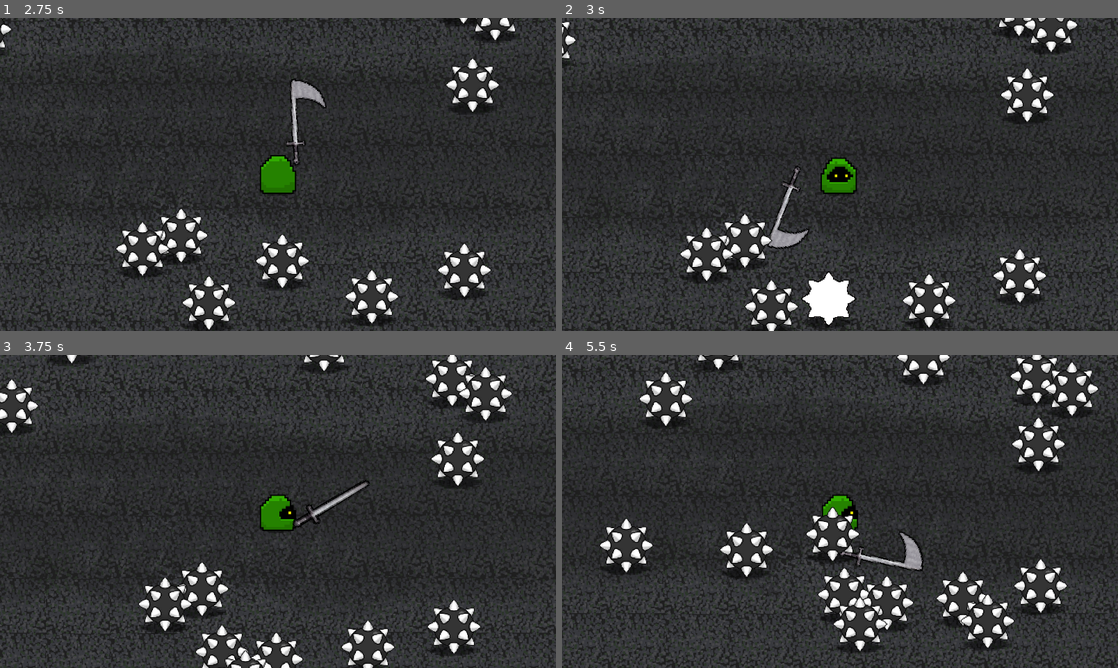
Above: before the commit, frames 1-4 (two rows, left to right).
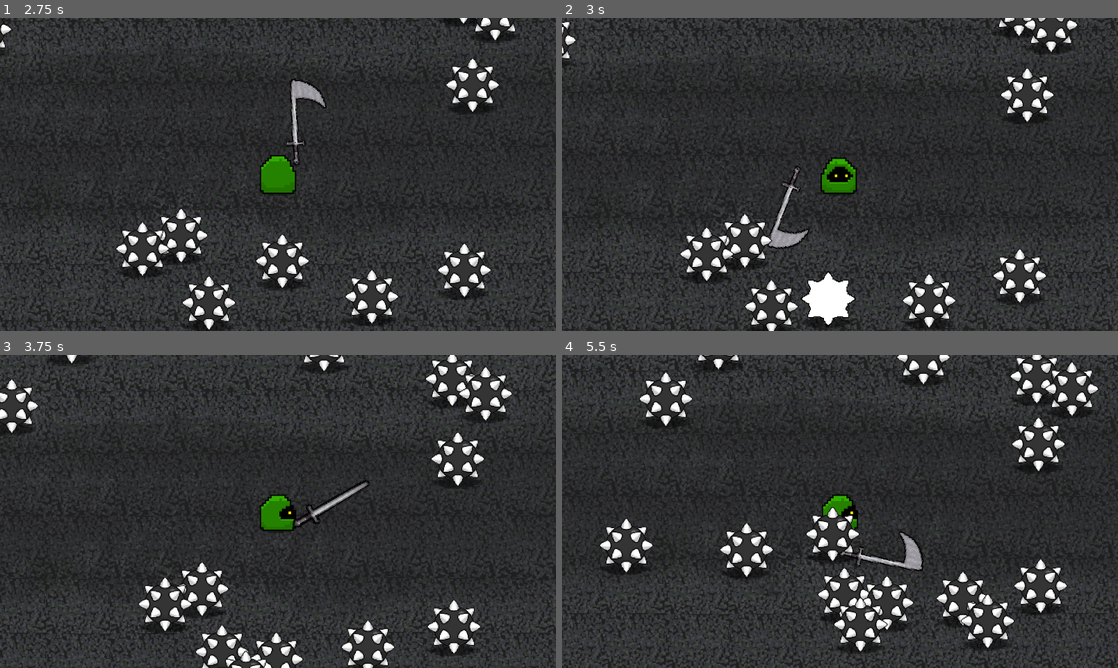
Above: after the commit, the same moments.

Repository: Deltunes/MSU-Game-Jam-2025
Game: Godot game, scene res://scenes/level.tscn
Two runs of this game, one before a commit and one after it. Both use one fixed random seed, a clock stepped at 60 frames per second and the inputs below.
Inputs (mouse positions are in pixels of both pictures, inside the frame that each line leads up to):
- Up to frame 1 (2.75 s): move the mouse to (400, 158) at 0.52 s; press the mouse at (400, 158) at 0.53 s; hold D (right) 0.53-1.28 s; move the mouse to (166, 190) at 1.27 s; release the mouse at (166, 190) at 1.28 s; hold S (down) 1.28-2.03 s; tap Space (spaceBar) at 1.35 s; move the mouse to (333, 105) at 2.02 s; press the mouse at (333, 105) at 2.03 s; hold D (right) from 2.03 s (still down)
- Up to frame 2 (3 s): move the mouse to (812, 237) at 2.77 s; release D (right) at 2.78 s; release the mouse at (812, 237) at 2.78 s; hold W (up) from 2.78 s (still down); tap Space (spaceBar) at 2.85 s
- Up to frame 3 (3.75 s): move the mouse to (444, 558) at 3.52 s; release W (up) at 3.53 s; press the mouse at (444, 558) at 3.53 s; hold A (left) from 3.53 s (still down)
- Up to frame 4 (5.5 s): move the mouse to (673, 464) at 4.27 s; release the mouse at (673, 464) at 4.28 s; tap Space (spaceBar) at 4.35 s; move the mouse to (867, 511) at 5.02 s; release A (left) at 5.03 s; press the mouse at (867, 511) at 5.03 s; hold S (down) from 5.03 s (still down)

Frame 1 is identical in both runs. In frame 2, less than 0.1% of the frame differs, in the area x 42-53%, y 81-99%; in frame 3, less than 0.1%; in frame 4, 0.3%, in the area x 48-59%, y 77-95%.

Commit message:
Added player health

Diff:
--- a/project.godot
+++ b/project.godot
@@ -18,6 +18,7 @@
 
 window/size/viewport_width=1280
 window/size/viewport_height=720
+window/size/mode=2
 window/stretch/mode="viewport"
 
 [input]
--- a/scenes/level.tscn
+++ b/scenes/level.tscn
@@ -13,6 +13,7 @@
 script = ExtResource("1_27o2w")
 
 [node name="Player" parent="." instance=ExtResource("1_l4ykr")]
+hitSpeed = 500
 
 [node name="Walls" type="Node2D" parent="."]
 
--- a/scenes/player.tscn
+++ b/scenes/player.tscn
@@ -258,7 +258,6 @@
 centered = false
 offset = Vector2(-40, 0)
 hframes = 3
-script = ExtResource("1_u40if")
 
 [node name="Hitbox" parent="CharacterSprite/Weapon Controller/Sword" instance=ExtResource("5_65lwp")]
 scale = Vector2(0.2, 0.2)
--- a/scripts/characterMover.gd
+++ b/scripts/characterMover.gd
@@ -1,43 +1,35 @@
 extends CharacterBody2D
 
-var inAir = false
+@export var hitSpeed = 500
+
 var hitable = true
 var direction = Vector2(0, 0)
 var speed = 100
-var hitSpeed = 500
+var health = 300
+var otherHitSpeed
+
+func _ready():
+	var swordHitbox = $"CharacterSprite/Weapon Controller/Sword/Hitbox"
+	swordHitbox.damage = 10
 
 func _physics_process(_delta):
 	# Player Movement
 	if ($Timer.is_stopped()):
 		hitable = true
-		hitSpeed = 500
 		direction = Input.get_vector("left", "right", "up", "down").normalized()
 		velocity = direction * speed
 	else:
 		hitable = false
-		velocity = direction * hitSpeed
-		hitSpeed *= 0.9
+		velocity = direction * otherHitSpeed
+		otherHitSpeed *= 0.9
 
 
 	# Weapon Attack
 	if (Input.is_action_pressed("leftClick") && !$WeaponAnimation.is_playing()):
 		$WeaponAnimation.play("swordSwipe")
 
-	var mouseAng = $".".get_local_mouse_position().angle() / PI * 180
-
 	# Walking
-	if (mouseAng >= 45 && mouseAng <= 135 && !$PlayerAnimation.current_animation == "forwardWalk"):
-		$PlayerAnimation.stop()
-		$PlayerAnimation.play("forwardWalk")
-	elif (mouseAng < -45 && mouseAng > -135 && !$PlayerAnimation.current_animation == "backwardWalk"):
-		$PlayerAnimation.stop()
-		$PlayerAnimation.play("backwardWalk")
-	elif (mouseAng < 45 && mouseAng > -45 && !$PlayerAnimation.current_animation == "rightWalk"):
-		$PlayerAnimation.stop()
-		$PlayerAnimation.play("rightWalk")
-	elif ((mouseAng < -135 || mouseAng > 135) && !$PlayerAnimation.current_animation == "leftWalk"):
-		$PlayerAnimation.stop()
-		$PlayerAnimation.play("leftWalk")
+	walkingAnim()
 
 	#if (Input.is_action_pressed("spaceBar")):
 	#	$"CharacterSprite/Weapon Controller/Sword".scale = Vector2(20, 20)
@@ -57,7 +49,24 @@
 func _on_hurtbox_area_entered(hitbox):
 	if (hitable == true):
 		direction = Vector2($".".position.x - hitbox.get_parent().position.x, $".".position.y - hitbox.get_parent().position.y).normalized()
-		#var damage = hitbox.damage
-		#self.health -= damage
-		#$AnimationPlayer.play("hurt")
+		otherHitSpeed = hitbox.get_parent().hitSpeed
+		var damage = hitbox.damage
+		self.health -= damage
 		$Timer.start()
+		print("Hit! Health: ", self.health)
+
+func walkingAnim():
+	var mouseAng = $".".get_local_mouse_position().angle() / PI * 180
+
+	if (mouseAng >= 45 && mouseAng <= 135 && !$PlayerAnimation.current_animation == "forwardWalk"):
+		$PlayerAnimation.stop()
+		$PlayerAnimation.play("forwardWalk")
+	elif (mouseAng < -45 && mouseAng > -135 && !$PlayerAnimation.current_animation == "backwardWalk"):
+		$PlayerAnimation.stop()
+		$PlayerAnimation.play("backwardWalk")
+	elif (mouseAng < 45 && mouseAng > -45 && !$PlayerAnimation.current_animation == "rightWalk"):
+		$PlayerAnimation.stop()
+		$PlayerAnimation.play("rightWalk")
+	elif ((mouseAng < -135 || mouseAng > 135) && !$PlayerAnimation.current_animation == "leftWalk"):
+		$PlayerAnimation.stop()
+		$PlayerAnimation.play("leftWalk")
--- a/scripts/enemy.gd
+++ b/scripts/enemy.gd
@@ -1,30 +1,39 @@
 extends CharacterBody2D
 
-@export var speed = 100
+@export var speed = 200
+@export var hitSpeed = 500
+
+var direction = Vector2(0, 0)
+var otherHitSpeed
 var health = 50
-var hitSpeed = 500
 var hitable = true
+var player
+var mousePos
+
+func _ready():
+	player = $"../Player"
+	$Hitbox.damage = 10
+
+func _physics_process(_delta):
+	if ($Timer.is_stopped()):
+		if (health <= 0):
+			self.queue_free()
+		hitable = true
+		$AnimationPlayer.play("RESET")
+		direction = Vector2(player.position.x - $".".position.x, player.position.y - $".".position.y).normalized()
+		velocity = direction * speed
+	else:
+		hitable = false
+		velocity = direction * otherHitSpeed
+		otherHitSpeed *= 0.95
+
+	move_and_slide()
 
 func _on_hurtbox_area_entered(hitbox):
 	if (hitable == true):
+		direction = player.get_local_mouse_position().normalized()
+		otherHitSpeed = player.hitSpeed
 		var damage = hitbox.damage
 		self.health -= damage
+		$Timer.start()
 		$AnimationPlayer.play("hurt")
-		$Timer.start()
-
-func _physics_process(_delta):
-	if ($Timer.is_stopped()):
-		$AnimationPlayer.play("RESET")
-		if (health <= 0):
-			self.queue_free()
-		hitable = true
-		hitSpeed = 500
-		var direction = Vector2($"../Player".position.x - $".".position.x, $"../Player".position.y - $".".position.y).normalized()
-		velocity = direction * speed
-	else:
-		hitable = false
-		var mousePos = $"../Player".get_local_mouse_position().normalized()
-		velocity = mousePos * hitSpeed
-		hitSpeed *= 0.95
-
-	move_and_slide()
--- a/scripts/hitbox.gd
+++ b/scripts/hitbox.gd
@@ -1,2 +1,2 @@
 extends Area2D
-@export var damage: int = 10;
+@export var damage: int;
--- a/scripts/level.gd
+++ b/scripts/level.gd
@@ -4,19 +4,18 @@
 var enemyScene = preload("res://scenes/enemy.tscn")
 var enemyNumOnStart = 10
 var enemyNumGradual = 70
-var enemyScale
-var randomX
-var randomY
 var playerMarginX = 640
 var playerMarginY = 360
-var i = 0
+
 # Called when the node enters the scene tree for the first time.
 func _ready():
 	for i in enemyNumOnStart:
 		instantiate_enemy()
 
+
 # Called every frame. 'delta' is the elapsed time since the previous frame.
 func _process(_delta):
+	var i = 0
 	if (i < enemyNumGradual):
 		if ($Timer.time_left <= 0):
 			instantiate_enemy()
